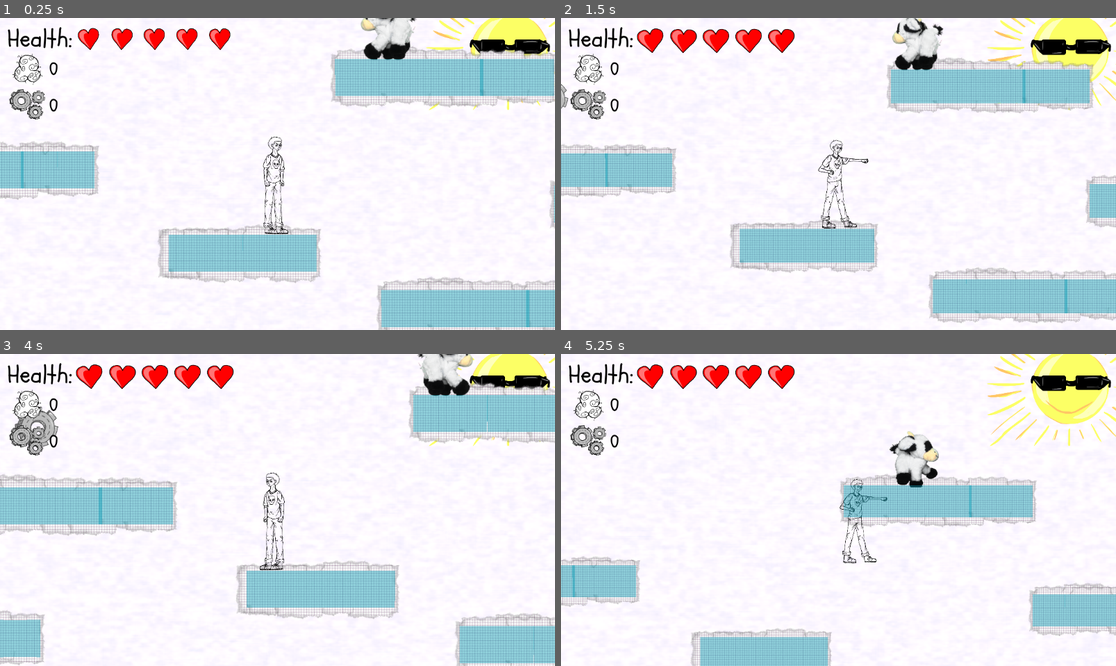
Above: before the commit, frames 1-4 (two rows, left to right).
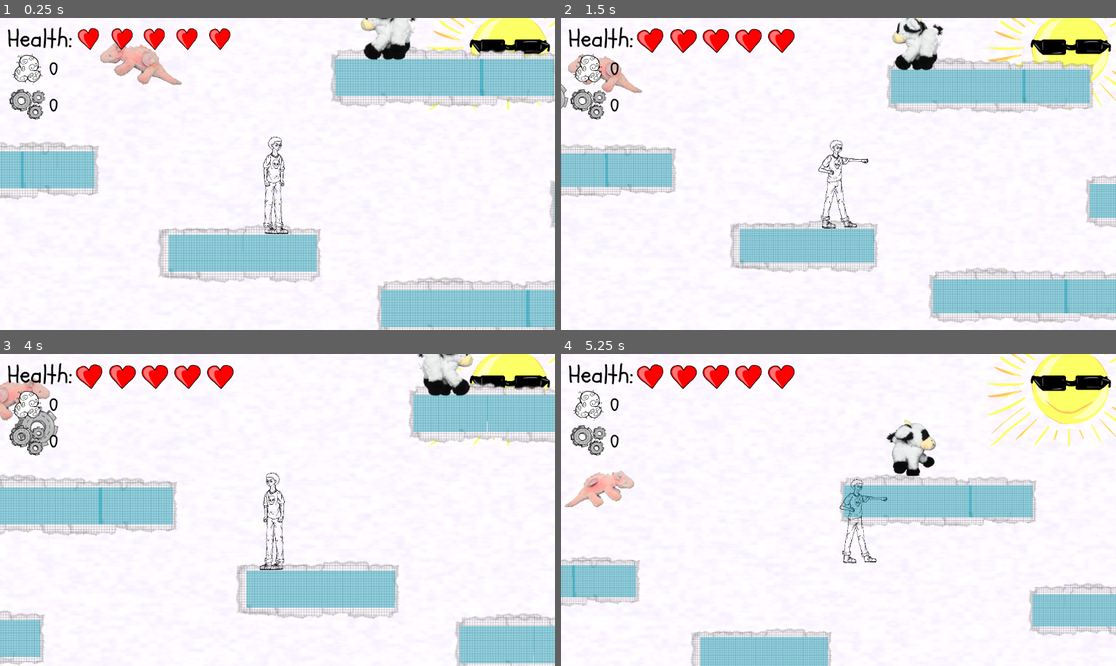
Above: after the commit, the same moments.

Repository: asger-finding/ddu-syds-droemmerejse
Game: Godot game, scene res://Root.tscn
Same seed, same stepped clock (60 frames per second), same inputs: the game is played once before the commit and once after it.
Inputs:
- Up to frame 1 (0.25 s): no input
- Up to frame 2 (1.5 s): tap Enter (ui_accept) at 0.5, 0.77 s; hold Up (ui_up) from 0.53 s (still down); tap X (Punch) at 0.6, 1.35 s
- Up to frame 3 (4 s): tap Enter (ui_accept) at 1.52, 3.02, 3.77 s; release Up (ui_up) at 2.03 s; hold Left (ui_left) 2.03-3.53 s; tap X (Punch) at 2.1, 2.85, 3.6 s; hold Down (ui_down) from 3.53 s (still down)
- Up to frame 4 (5.25 s): release Down (ui_down) at 4.28 s; hold Right (ui_right) 4.28-5.03 s; tap X (Punch) at 4.35, 5.1 s; tap Enter (ui_accept) at 4.52 s; hold Up (ui_up) from 5.03 s (still down)

The runs differ from the first frame. In frame 1, 1.0% of the frame differs, in the area x 18-33%, y 7-22%; in frame 2, 0.5%; in frame 3, 0.5%; in frame 4, 1.9%, in the area x 0-69%, y 21-50%.

Commit message:
refactor: adjust hits

Diff:
--- a/game/Scenes/Enemy.tscn
+++ b/game/Scenes/Enemy.tscn
@@ -56,7 +56,7 @@
 size = Vector2(287, 242)
 
 [sub_resource type="RectangleShape2D" id="RectangleShape2D_r53dp"]
-size = Vector2(292, 335)
+size = Vector2(400, 335)
 
 [node name="Enemy" type="CharacterBody2D"]
 script = ExtResource("1_idouy")
--- a/game/Scenes/World.tscn
+++ b/game/Scenes/World.tscn
@@ -105,7 +105,7 @@
 }]
 
 [sub_resource type="RectangleShape2D" id="RectangleShape2D_5dli4"]
-size = Vector2(770, 1044)
+size = Vector2(1000, 1044)
 
 [sub_resource type="RectangleShape2D" id="RectangleShape2D_r0dna"]
 size = Vector2(25.8, 101)
@@ -167,6 +167,12 @@
 position = Vector2(606, -1058)
 health = 5
 
+[node name="Flying Enemy" parent="Interactability" instance=ExtResource("18_irg3d")]
+position = Vector2(-583, -792)
+enemy_class = "Dragon"
+speed = 500.0
+flight_or_swim_distance = 1600.0
+
 [node name="Fluff" parent="Interactability" instance=ExtResource("19_y8a40")]
 position = Vector2(-2518, -1500)
 
--- a/game/Scripts/Enemy.gd
+++ b/game/Scripts/Enemy.gd
@@ -64,9 +64,11 @@
 	var collider = _edge_raycast.get_collider()
 	return !(collider and collider != Player)
 
-func receive_knockback(lr_direction: int, knockback_strength: float, duration: float = 0.3) -> void:
+func receive_knockback(lr_direction: int, strength: float, duration: float = 0.3) -> void:
 	knockback_time = duration
-	knockback_velocity = lr_direction * knockback_strength * Vector2.ONE
+	var base_direction = Vector2(lr_direction, 0)
+	var knockback_direction = base_direction.rotated(deg_to_rad(-30))
+	knockback_velocity = knockback_direction * strength
 
 func apply_knockback_to_player(player: Player) -> void:
 		# Temporarily disable floor detection
